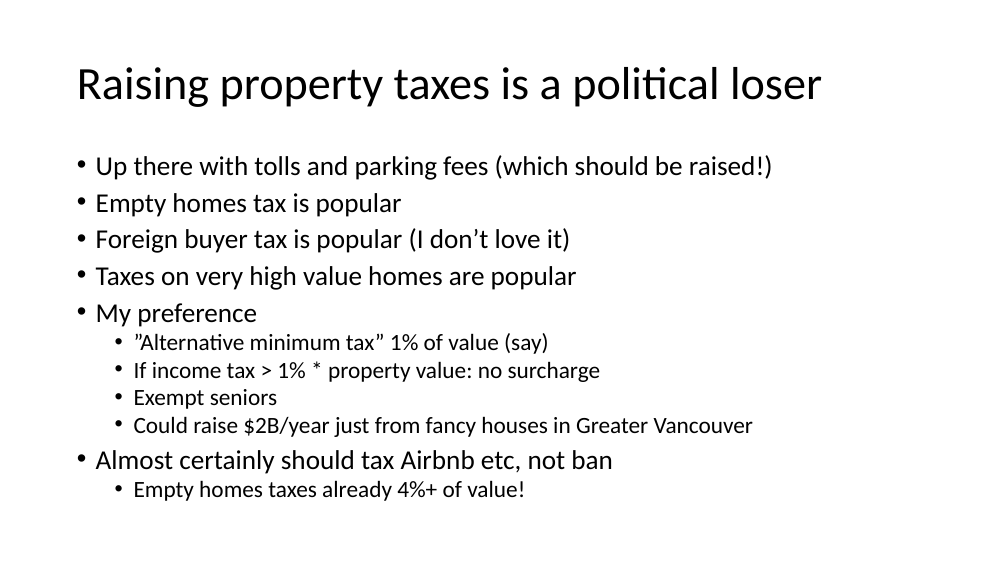
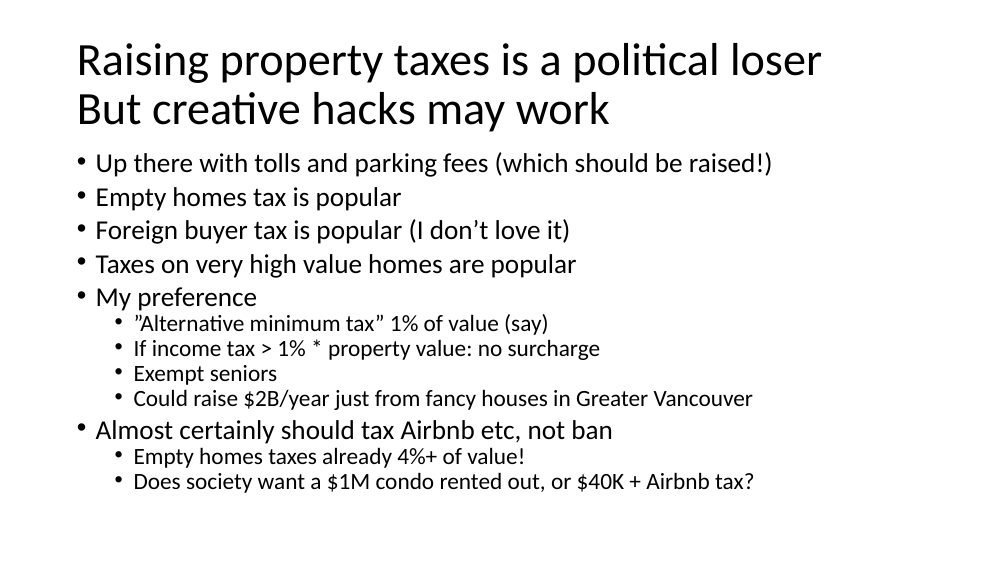
Before and after one commit to tomdavidoff/commentary, a slide deck: slide 8 of popular/sipSmarter.pptx (slide 6 before the commit). Drawn at 1008x567 pixels with LibreOffice and Linux fonts; fonts in the diff are those of the drawing. Boxes give left, top, right and bottom in pixels: in the first picture for what was removed or moved away, otherwise in the second. Text is boxed around its words. In the diff, an @@ line names an element or a change of style, - is before the commit and + after.

```diff
--- a/popular/sipSmarter.pptx
+++ b/popular/sipSmarter.pptx
@@ title at [77,43,822,132]: text changed @@
-Raising property taxes is a political loser
+Raising property taxes is a political loser
+But creative hacks may work
@@ text at [96,152,773,468]: line spacing 0.8 to 0.7 @@
@@ text at [134,472,754,493]: paragraph added @@
+  • Does society want a $1M condo rented out, or $40K + Airbnb tax?
```
Also in this commit, not shown: 4 other slides changed, 5 slides added, 3 other files.
